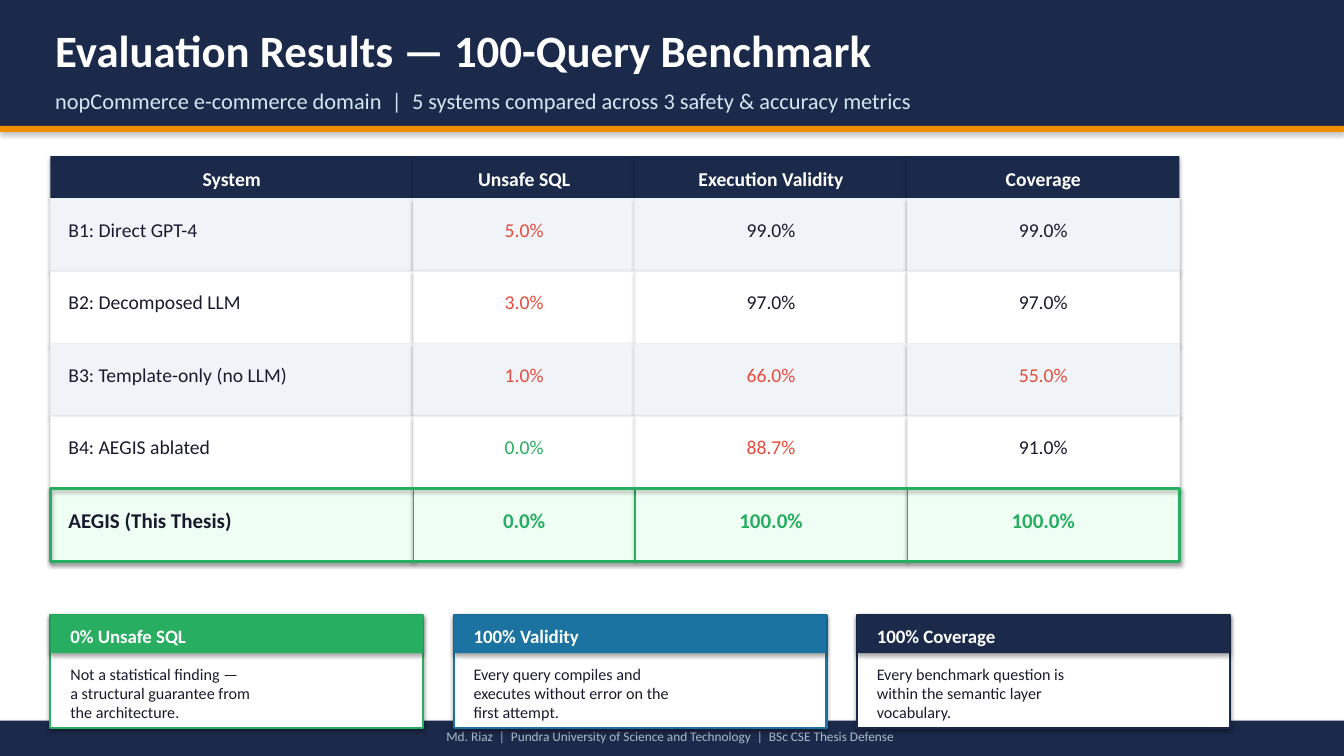
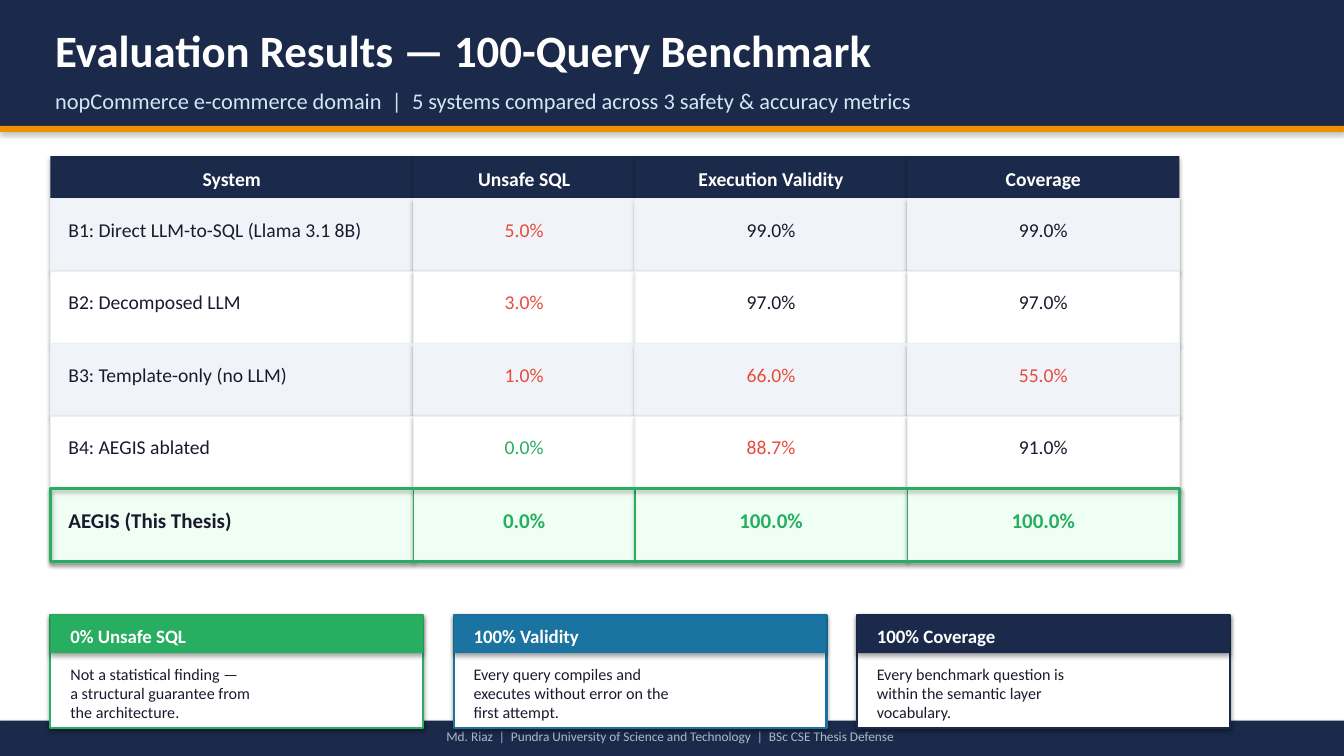
Before and after one commit to md-riaz/AEGIS-Research, a slide deck: slide 14 of docs/AEGIS_Thesis_Defense.pptx. Drawn at 1344x756 pixels with LibreOffice and Linux fonts; fonts in the diff are those of the drawing. Boxes give left, top, right and bottom in pixels: in the first picture for what was removed or moved away, otherwise in the second. Text is boxed around its words. In the diff, an @@ line names an element or a change of style, - is before the commit and + after.

Commit message:
fix(presentation): correct B1 baseline model label in final defense deck
Slide 14 of AEGIS_Thesis_Defense.pptx labeled the baseline "B1: Direct
GPT-4", but the manuscript specifies Llama 3.1 8B for B1 throughout.
Corrected the label in generate_presentation.py and regenerated the deck.

```diff
--- a/docs/AEGIS_Thesis_Defense.pptx
+++ b/docs/AEGIS_Thesis_Defense.pptx
@@ text at [68, 223, 362, 240]: text changed @@
-B1: Direct GPT-4
+B1: Direct LLM-to-SQL (Llama 3.1 8B)
```
Also in this commit, not shown: 1 other slide changed, 1 other file.
